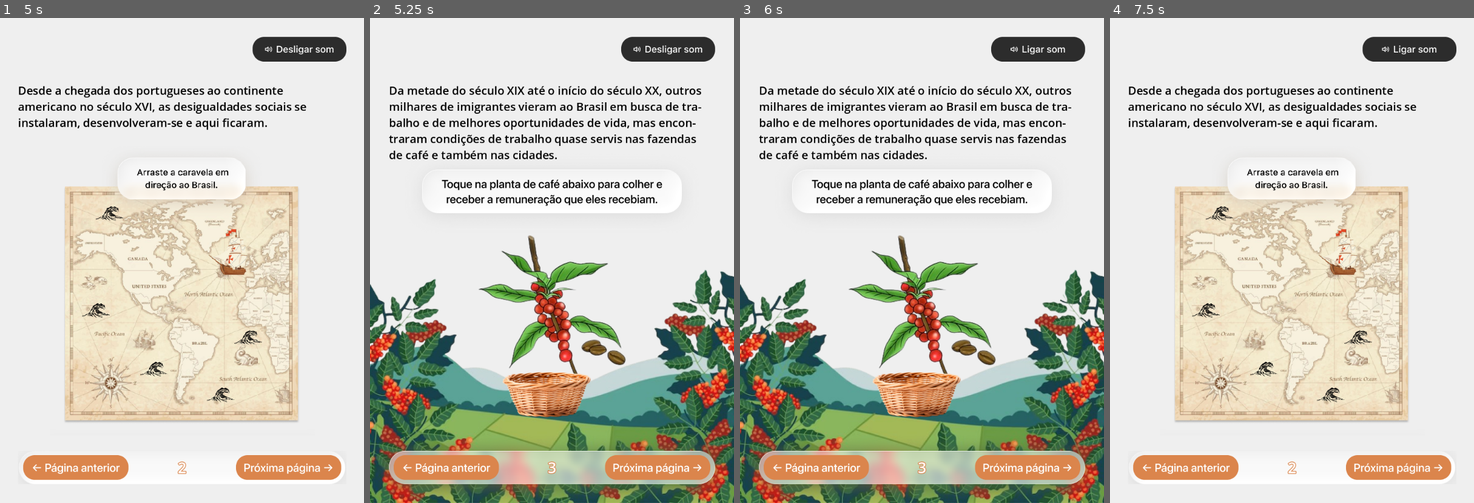
Above: before the commit, frames 1-4 (left to right).
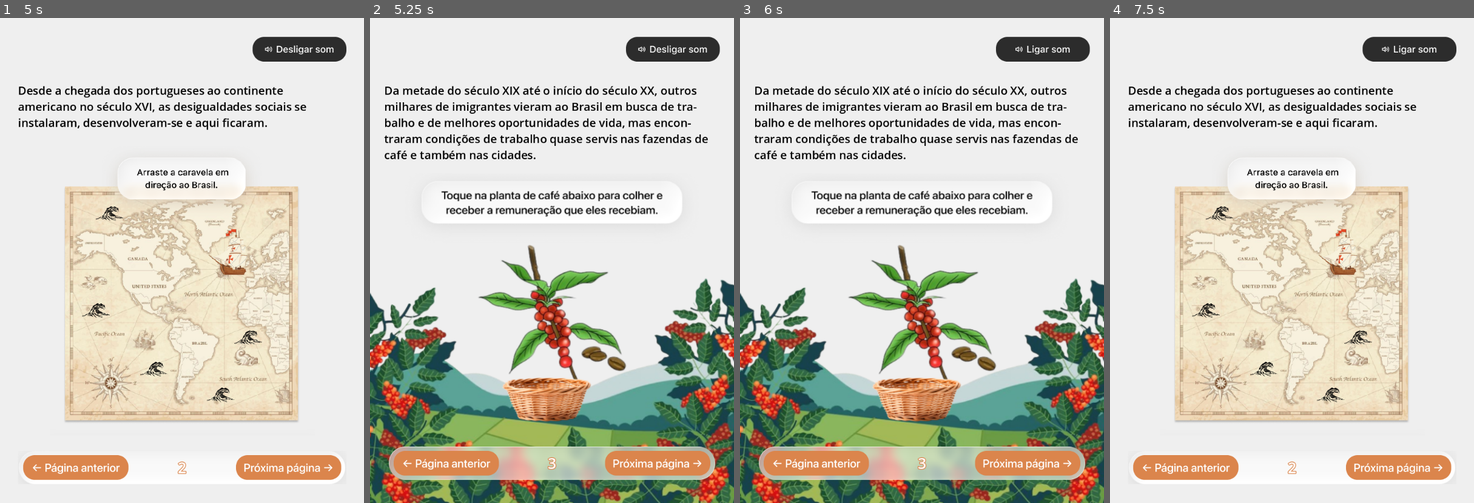
Above: after the commit, the same moments.

Repository: jdbsn/ebook-comp-grafica
Game: Godot game, scene res://scenes/capa.tscn
Two runs of this game, one before a commit and one after it. Both use one fixed random seed, a clock stepped at 60 frames per second and the inputs below.
Inputs (mouse positions are in pixels of both pictures, inside the frame that each line leads up to; where the layout moved, square brackets give the same spot in the first picture):
- Up to frame 1 (5 s): click (298, 260) at 0.5 s; click (287, 469) at 1.25 s; click (298, 47) at 2 s; click (76, 469) at 2.75 s; click (298, 260) at 3.5 s; click (287, 469) at 4.25 s
- Up to frame 2 (5.25 s): click (657, 469) at 5 s
- Up to frame 3 (6 s): click (1042, 47) [1038, 47] at 5.75 s
- Up to frame 4 (7.5 s): click (1186, 464) [1186, 469] at 6.5 s; click (1408, 47) at 7.25 s

Frame 1 is identical in both runs. In frame 2, 29% of the frame differs, in the area x 0-100%, y 3-100%; in frame 3, 29%; in frame 4, nothing differs.

Commit message:
fix: ajuste de responsividade

Diff:
--- a/scenes/pag2.tscn
+++ b/scenes/pag2.tscn
@@ -66,6 +66,7 @@
 size_flags_horizontal = 4
 size_flags_vertical = 6
 texture = ExtResource("3_nowsn")
+stretch_mode = 5
 
 [node name="MarginContainer2" type="MarginContainer" parent="ColorRect/MarginContainer/VBoxContainer2"]
 layout_mode = 2
@@ -100,7 +101,7 @@
 
 [node name="ProxPagBotao" type="TextureButton" parent="ColorRect/MarginContainer/VBoxContainer2/MarginContainer2/MarginContainer/HBoxContainer"]
 layout_mode = 2
-size_flags_horizontal = 10
+size_flags_horizontal = 8
 size_flags_vertical = 6
 texture_normal = ExtResource("4_nowsn")
 texture_pressed = ExtResource("5_jpurx")
--- a/scenes/pag3.tscn
+++ b/scenes/pag3.tscn
@@ -6,6 +6,7 @@
 [ext_resource type="Texture2D" uid="uid://b7kwvxrrynar5" path="res://assets/botoes/ant.png" id="2_4lmlo"]
 [ext_resource type="Texture2D" uid="uid://dnqbwrtos4r5a" path="res://assets/botoes/som-desligado.png" id="2_ix1kx"]
 [ext_resource type="Texture2D" uid="uid://bh4b8b8fmreo3" path="res://assets/botoes/ant-pressionado.png" id="3_ix1kx"]
+[ext_resource type="Texture2D" uid="uid://d2hlt346ua06k" path="res://assets/pag3-barra.png" id="4_ix1kx"]
 [ext_resource type="Texture2D" uid="uid://y5y0okhxn2o4" path="res://assets/botoes/prox.png" id="6_11ls1"]
 [ext_resource type="Texture2D" uid="uid://br0w3x4rnlfr7" path="res://assets/botoes/prox-pressionado.png" id="7_0gmev"]
 
@@ -17,23 +18,33 @@
 grow_horizontal = 2
 grow_vertical = 2
 
-[node name="TextureRect" type="TextureRect" parent="."]
+[node name="ColorRect" type="ColorRect" parent="."]
+layout_mode = 1
+anchors_preset = 15
+anchor_right = 1.0
+anchor_bottom = 1.0
+grow_horizontal = 2
+grow_vertical = 2
+color = Color(0.937255, 0.937255, 0.937255, 1)
+
+[node name="TextureRect" type="TextureRect" parent="ColorRect"]
 layout_mode = 1
 anchors_preset = 12
 anchor_top = 1.0
 anchor_right = 1.0
 anchor_bottom = 1.0
-offset_top = -1024.0
+offset_top = -696.0
 grow_horizontal = 2
 grow_vertical = 0
-size_flags_vertical = 3
 texture = ExtResource("1_ix1kx")
 
-[node name="MarginContainer" type="MarginContainer" parent="TextureRect"]
+[node name="MarginContainer" type="MarginContainer" parent="ColorRect"]
 layout_mode = 1
 anchors_preset = 15
 anchor_right = 1.0
 anchor_bottom = 1.0
+offset_left = -10.0
+offset_right = 10.0
 grow_horizontal = 2
 grow_vertical = 2
 theme_override_constants/margin_left = 40
@@ -41,10 +52,10 @@
 theme_override_constants/margin_right = 40
 theme_override_constants/margin_bottom = 40
 
-[node name="VBoxContainer" type="VBoxContainer" parent="TextureRect/MarginContainer"]
+[node name="VBoxContainer" type="VBoxContainer" parent="ColorRect/MarginContainer"]
 layout_mode = 2
 
-[node name="BotaoSom" type="TextureButton" parent="TextureRect/MarginContainer/VBoxContainer"]
+[node name="BotaoSom" type="TextureButton" parent="ColorRect/MarginContainer/VBoxContainer"]
 layout_mode = 2
 size_flags_horizontal = 8
 size_flags_vertical = 4
@@ -52,12 +63,12 @@
 texture_normal = ExtResource("1_4lmlo")
 texture_pressed = ExtResource("2_ix1kx")
 
-[node name="MarginContainer" type="MarginContainer" parent="TextureRect/MarginContainer/VBoxContainer"]
+[node name="MarginContainer" type="MarginContainer" parent="ColorRect/MarginContainer/VBoxContainer"]
 layout_mode = 2
 size_flags_vertical = 3
 theme_override_constants/margin_top = 40
 
-[node name="RichTextLabel" type="RichTextLabel" parent="TextureRect/MarginContainer/VBoxContainer/MarginContainer"]
+[node name="RichTextLabel" type="RichTextLabel" parent="ColorRect/MarginContainer/VBoxContainer/MarginContainer"]
 layout_mode = 2
 size_flags_vertical = 3
 theme_override_colors/default_color = Color(0, 0, 0, 1)
@@ -65,16 +76,26 @@
 text = "Da metade do século XIX até o início do século XX, outros milhares de imigrantes vieram ao Brasil em busca de tra-balho e de melhores oportunidades de vida, mas encon-traram condições de trabalho quase servis nas fazendas de café e também nas cidades."
 fit_content = true
 
-[node name="MarginContainer2" type="MarginContainer" parent="TextureRect/MarginContainer/VBoxContainer"]
+[node name="MarginContainer2" type="MarginContainer" parent="ColorRect/MarginContainer/VBoxContainer"]
 layout_mode = 2
 theme_override_constants/margin_left = 10
 theme_override_constants/margin_right = 10
 theme_override_constants/margin_bottom = 9
 
-[node name="HBoxContainer" type="HBoxContainer" parent="TextureRect/MarginContainer/VBoxContainer/MarginContainer2"]
+[node name="TextureRect" type="TextureRect" parent="ColorRect/MarginContainer/VBoxContainer/MarginContainer2"]
+layout_mode = 2
+texture = ExtResource("4_ix1kx")
+
+[node name="MarginContainer" type="MarginContainer" parent="ColorRect/MarginContainer/VBoxContainer/MarginContainer2"]
+layout_mode = 2
+theme_override_constants/margin_left = 10
+theme_override_constants/margin_right = 10
+theme_override_constants/margin_bottom = 0
+
+[node name="HBoxContainer" type="HBoxContainer" parent="ColorRect/MarginContainer/VBoxContainer/MarginContainer2/MarginContainer"]
 layout_mode = 2
 
-[node name="PagAnteriorBotao" type="TextureButton" parent="TextureRect/MarginContainer/VBoxContainer/MarginContainer2/HBoxContainer"]
+[node name="PagAnteriorBotao" type="TextureButton" parent="ColorRect/MarginContainer/VBoxContainer/MarginContainer2/MarginContainer/HBoxContainer"]
 layout_mode = 2
 size_flags_horizontal = 8
 size_flags_vertical = 6
@@ -82,7 +103,7 @@
 texture_pressed = ExtResource("3_ix1kx")
 script = ExtResource("1_pirr3")
 
-[node name="Pag" type="Label" parent="TextureRect/MarginContainer/VBoxContainer/MarginContainer2/HBoxContainer"]
+[node name="Pag" type="Label" parent="ColorRect/MarginContainer/VBoxContainer/MarginContainer2/MarginContainer/HBoxContainer"]
 layout_mode = 2
 size_flags_horizontal = 6
 theme_override_colors/font_outline_color = Color(0.858824, 0.521569, 0.298039, 1)
@@ -90,13 +111,13 @@
 theme_override_font_sizes/font_size = 32
 text = "3"
 
-[node name="ProxPagBotao" type="TextureButton" parent="TextureRect/MarginContainer/VBoxContainer/MarginContainer2/HBoxContainer"]
+[node name="ProxPagBotao" type="TextureButton" parent="ColorRect/MarginContainer/VBoxContainer/MarginContainer2/MarginContainer/HBoxContainer"]
 layout_mode = 2
-size_flags_horizontal = 10
+size_flags_horizontal = 8
 size_flags_vertical = 6
 texture_normal = ExtResource("6_11ls1")
 texture_pressed = ExtResource("7_0gmev")
 script = ExtResource("1_pirr3")
 
-[connection signal="pressed" from="TextureRect/MarginContainer/VBoxContainer/MarginContainer2/HBoxContainer/PagAnteriorBotao" to="TextureRect/MarginContainer/VBoxContainer/MarginContainer2/HBoxContainer/PagAnteriorBotao" method="pagAnterior"]
-[connection signal="pressed" from="TextureRect/MarginContainer/VBoxContainer/MarginContainer2/HBoxContainer/ProxPagBotao" to="TextureRect/MarginContainer/VBoxContainer/MarginContainer2/HBoxContainer/ProxPagBotao" method="proxPag"]
+[connection signal="pressed" from="ColorRect/MarginContainer/VBoxContainer/MarginContainer2/MarginContainer/HBoxContainer/PagAnteriorBotao" to="ColorRect/MarginContainer/VBoxContainer/MarginContainer2/MarginContainer/HBoxContainer/PagAnteriorBotao" method="pagAnterior"]
+[connection signal="pressed" from="ColorRect/MarginContainer/VBoxContainer/MarginContainer2/MarginContainer/HBoxContainer/ProxPagBotao" to="ColorRect/MarginContainer/VBoxContainer/MarginContainer2/MarginContainer/HBoxContainer/ProxPagBotao" method="proxPag"]
--- a/scenes/pag4.tscn
+++ b/scenes/pag4.tscn
@@ -6,6 +6,7 @@
 [ext_resource type="Texture2D" uid="uid://b7kwvxrrynar5" path="res://assets/botoes/ant.png" id="2_ut08a"]
 [ext_resource type="Texture2D" uid="uid://bh4b8b8fmreo3" path="res://assets/botoes/ant-pressionado.png" id="3_7fxf2"]
 [ext_resource type="Script" uid="uid://8uqly684mmy8" path="res://scripts/botoes.gd" id="3_oeitw"]
+[ext_resource type="Texture2D" uid="uid://cf6cmapwvly5" path="res://assets/pag4-barra.png" id="4_w5iou"]
 [ext_resource type="Texture2D" uid="uid://y5y0okhxn2o4" path="res://assets/botoes/prox.png" id="5_w5iou"]
 [ext_resource type="Texture2D" uid="uid://br0w3x4rnlfr7" path="res://assets/botoes/prox-pressionado.png" id="6_rugeq"]
 
@@ -17,16 +18,29 @@
 grow_horizontal = 2
 grow_vertical = 2
 
-[node name="TextureRect" type="TextureRect" parent="."]
+[node name="ColorRect" type="ColorRect" parent="."]
 layout_mode = 1
 anchors_preset = 15
 anchor_right = 1.0
 anchor_bottom = 1.0
 grow_horizontal = 2
 grow_vertical = 2
+color = Color(0.937255, 0.937255, 0.937255, 1)
+
+[node name="TextureRect" type="TextureRect" parent="ColorRect"]
+layout_mode = 1
+anchors_preset = 12
+anchor_top = 1.0
+anchor_right = 1.0
+anchor_bottom = 1.0
+offset_top = -708.0
+grow_horizontal = 2
+grow_vertical = 0
+size_flags_horizontal = 4
+size_flags_vertical = 10
 texture = ExtResource("1_dt1m7")
 
-[node name="MarginContainer" type="MarginContainer" parent="TextureRect"]
+[node name="MarginContainer" type="MarginContainer" parent="ColorRect"]
 layout_mode = 1
 anchors_preset = 15
 anchor_right = 1.0
@@ -38,10 +52,10 @@
 theme_override_constants/margin_right = 40
 theme_override_constants/margin_bottom = 40
 
-[node name="VBoxContainer" type="VBoxContainer" parent="TextureRect/MarginContainer"]
+[node name="VBoxContainer" type="VBoxContainer" parent="ColorRect/MarginContainer"]
 layout_mode = 2
 
-[node name="BotaoSom" type="TextureButton" parent="TextureRect/MarginContainer/VBoxContainer"]
+[node name="BotaoSom" type="TextureButton" parent="ColorRect/MarginContainer/VBoxContainer"]
 layout_mode = 2
 size_flags_horizontal = 8
 size_flags_vertical = 4
@@ -49,29 +63,35 @@
 texture_normal = ExtResource("1_ut08a")
 texture_pressed = ExtResource("2_7fxf2")
 
-[node name="MarginContainer" type="MarginContainer" parent="TextureRect/MarginContainer/VBoxContainer"]
+[node name="MarginContainer" type="MarginContainer" parent="ColorRect/MarginContainer/VBoxContainer"]
 layout_mode = 2
 size_flags_vertical = 3
 theme_override_constants/margin_top = 40
 
-[node name="RichTextLabel" type="RichTextLabel" parent="TextureRect/MarginContainer/VBoxContainer/MarginContainer"]
+[node name="RichTextLabel" type="RichTextLabel" parent="ColorRect/MarginContainer/VBoxContainer/MarginContainer"]
 layout_mode = 2
 size_flags_vertical = 3
 theme_override_colors/default_color = Color(0, 0, 0, 1)
 theme_override_font_sizes/normal_font_size = 24
-text = "As mudanças no campo e na cidade provocaram rápido cresci-mento urbano e um progressivo êxodo rural, resultando em dese-mprego, subemprego e condições de vida precárias para parte da população."
+text = "As mudanças no campo e na cidade provocaram rápido crescimento urbano e um progressivo êxodo rural, resultando em desemprego, subemprego e condições de vida precárias para parte da população."
 fit_content = true
 
-[node name="MarginContainer2" type="MarginContainer" parent="TextureRect/MarginContainer/VBoxContainer"]
+[node name="MarginContainer2" type="MarginContainer" parent="ColorRect/MarginContainer/VBoxContainer"]
+layout_mode = 2
+
+[node name="TextureRect" type="TextureRect" parent="ColorRect/MarginContainer/VBoxContainer/MarginContainer2"]
+layout_mode = 2
+texture = ExtResource("4_w5iou")
+
+[node name="MarginContainer" type="MarginContainer" parent="ColorRect/MarginContainer/VBoxContainer/MarginContainer2"]
 layout_mode = 2
 theme_override_constants/margin_left = 10
 theme_override_constants/margin_right = 10
-theme_override_constants/margin_bottom = 8
 
-[node name="HBoxContainer" type="HBoxContainer" parent="TextureRect/MarginContainer/VBoxContainer/MarginContainer2"]
+[node name="HBoxContainer" type="HBoxContainer" parent="ColorRect/MarginContainer/VBoxContainer/MarginContainer2/MarginContainer"]
 layout_mode = 2
 
-[node name="PagAnteriorBotao" type="TextureButton" parent="TextureRect/MarginContainer/VBoxContainer/MarginContainer2/HBoxContainer"]
+[node name="PagAnteriorBotao" type="TextureButton" parent="ColorRect/MarginContainer/VBoxContainer/MarginContainer2/MarginContainer/HBoxContainer"]
 layout_mode = 2
 size_flags_horizontal = 8
 size_flags_vertical = 6
@@ -79,21 +99,22 @@
 texture_pressed = ExtResource("3_7fxf2")
 script = ExtResource("3_oeitw")
 
-[node name="Pag" type="Label" parent="TextureRect/MarginContainer/VBoxContainer/MarginContainer2/HBoxContainer"]
+[node name="Pag" type="Label" parent="ColorRect/MarginContainer/VBoxContainer/MarginContainer2/MarginContainer/HBoxContainer"]
 layout_mode = 2
 size_flags_horizontal = 6
 theme_override_colors/font_outline_color = Color(0.858824, 0.521569, 0.298039, 1)
 theme_override_constants/outline_size = 6
 theme_override_font_sizes/font_size = 32
 text = "4"
+horizontal_alignment = 1
 
-[node name="ProxPagBotao" type="TextureButton" parent="TextureRect/MarginContainer/VBoxContainer/MarginContainer2/HBoxContainer"]
+[node name="ProxPagBotao" type="TextureButton" parent="ColorRect/MarginContainer/VBoxContainer/MarginContainer2/MarginContainer/HBoxContainer"]
 layout_mode = 2
-size_flags_horizontal = 10
+size_flags_horizontal = 8
 size_flags_vertical = 6
 texture_normal = ExtResource("5_w5iou")
 texture_pressed = ExtResource("6_rugeq")
 script = ExtResource("3_oeitw")
 
-[connection signal="pressed" from="TextureRect/MarginContainer/VBoxContainer/MarginContainer2/HBoxContainer/PagAnteriorBotao" to="TextureRect/MarginContainer/VBoxContainer/MarginContainer2/HBoxContainer/PagAnteriorBotao" method="pagAnterior"]
-[connection signal="pressed" from="TextureRect/MarginContainer/VBoxContainer/MarginContainer2/HBoxContainer/ProxPagBotao" to="TextureRect/MarginContainer/VBoxContainer/MarginContainer2/HBoxContainer/ProxPagBotao" method="proxPag"]
+[connection signal="pressed" from="ColorRect/MarginContainer/VBoxContainer/MarginContainer2/MarginContainer/HBoxContainer/PagAnteriorBotao" to="ColorRect/MarginContainer/VBoxContainer/MarginContainer2/MarginContainer/HBoxContainer/PagAnteriorBotao" method="pagAnterior"]
+[connection signal="pressed" from="ColorRect/MarginContainer/VBoxContainer/MarginContainer2/MarginContainer/HBoxContainer/ProxPagBotao" to="ColorRect/MarginContainer/VBoxContainer/MarginContainer2/MarginContainer/HBoxContainer/ProxPagBotao" method="proxPag"]
--- a/scenes/pag5.tscn
+++ b/scenes/pag5.tscn
@@ -52,7 +52,6 @@
 
 [node name="MarginContainer" type="MarginContainer" parent="ColorRect/MarginContainer/VBoxContainer"]
 layout_mode = 2
-size_flags_vertical = 3
 theme_override_constants/margin_top = 40
 
 [node name="RichTextLabel" type="RichTextLabel" parent="ColorRect/MarginContainer/VBoxContainer/MarginContainer"]
@@ -67,9 +66,9 @@
 
 [node name="TextureRect" type="TextureRect" parent="ColorRect/MarginContainer/VBoxContainer"]
 layout_mode = 2
-size_flags_horizontal = 4
+size_flags_vertical = 3
 texture = ExtResource("3_yx5o1")
-stretch_mode = 2
+stretch_mode = 5
 
 [node name="MarginContainer2" type="MarginContainer" parent="ColorRect/MarginContainer/VBoxContainer"]
 layout_mode = 2
@@ -104,7 +103,7 @@
 
 [node name="ProxPagBotao" type="TextureButton" parent="ColorRect/MarginContainer/VBoxContainer/MarginContainer2/MarginContainer/HBoxContainer"]
 layout_mode = 2
-size_flags_horizontal = 10
+size_flags_horizontal = 8
 size_flags_vertical = 6
 texture_normal = ExtResource("5_yx5o1")
 texture_pressed = ExtResource("6_lm0vn")
--- a/scenes/pag6.tscn
+++ b/scenes/pag6.tscn
@@ -64,8 +64,9 @@
 
 [node name="TextureRect" type="TextureRect" parent="ColorRect/MarginContainer/VBoxContainer"]
 layout_mode = 2
-size_flags_vertical = 6
+size_flags_vertical = 3
 texture = ExtResource("3_qslgd")
+stretch_mode = 5
 
 [node name="MarginContainer2" type="MarginContainer" parent="ColorRect/MarginContainer/VBoxContainer"]
 layout_mode = 2
@@ -100,7 +101,7 @@
 
 [node name="ProxPagBotao" type="TextureButton" parent="ColorRect/MarginContainer/VBoxContainer/MarginContainer2/MarginContainer/HBoxContainer"]
 layout_mode = 2
-size_flags_horizontal = 10
+size_flags_horizontal = 8
 size_flags_vertical = 6
 texture_normal = ExtResource("4_erphp")
 texture_pressed = ExtResource("5_qslgd")
--- a/scenes/pag7.tscn
+++ b/scenes/pag7.tscn
@@ -107,7 +107,7 @@
 
 [node name="ProxPagBotao" type="TextureButton" parent="ColorRect/MarginContainer/VBoxContainer/MarginContainer2/MarginContainer/HBoxContainer"]
 layout_mode = 2
-size_flags_horizontal = 10
+size_flags_horizontal = 8
 size_flags_vertical = 6
 texture_normal = ExtResource("4_s36pb")
 texture_pressed = ExtResource("5_btp4b")
Binary file changed: assets/pag3.png
Binary file changed: assets/pag4.png
Not shown: 1 places in scenes/pag3.tscn that only renumber resources
Not shown: 1 places in scenes/pag4.tscn that only renumber resources
